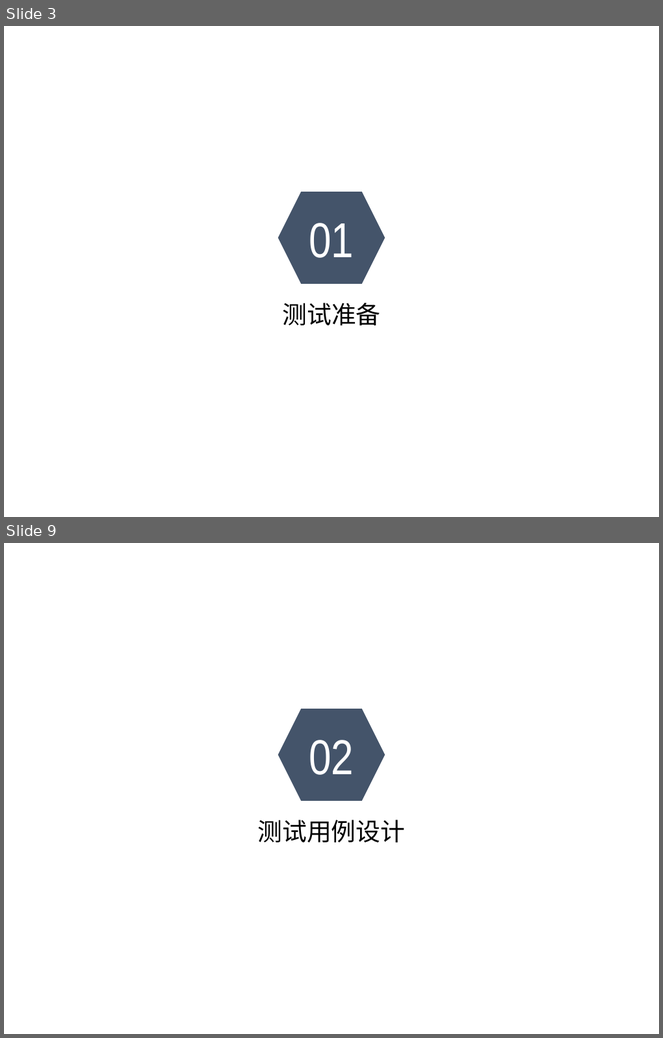
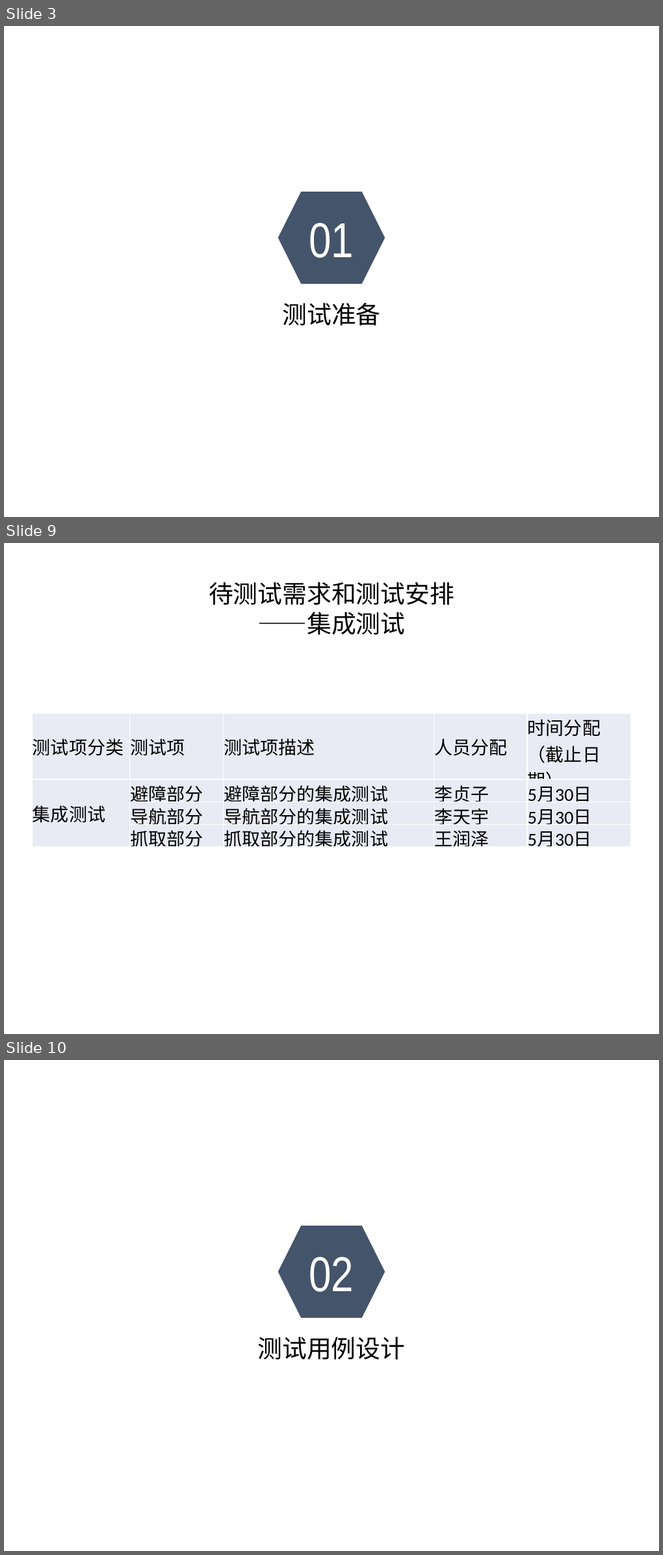
Before and after one commit to sebuaa2019/Team201, a slide deck: 测试报告.pptx. Shown one above the other, each under a label of ours: slides 3 and 9 before the commit, slides 3, 9 and 10 after it; the slides between them are not shown. The pictures are 663x1038 and 663x1555 pixels, drawn with LibreOffice and Linux fonts; fonts in the diff are those of the drawing; background and template pictures are left out. Boxes give left, top, right and bottom in pixels: in the first picture for what was removed or moved away, otherwise in the second. Text is boxed around its words. In the diff, an @@ line names an element or a change of style, - is before the commit and + after.

```diff
--- a/测试报告.pptx
+++ b/测试报告.pptx
@@ slide 9 added at (x1=4, y1=543, x2=659, y2=1034), background picture (left out) @@
@@ text added at (x1=209, y1=582, x2=454, y2=635), 27 pt, text #000000 @@
+待测试需求和测试安排
+——集成测试
@@ table added at (x1=32, y1=713, x2=631, y2=850), 4 rows, 5 columns @@
+测试项分类 | 测试项 | 测试项描述 | 人员分配 | 时间分配（截止日期）
+集成测试 | 避障部分 | 避障部分的集成测试 | 李贞子 | 5月30日
+ | 导航部分 | 导航部分的集成测试 | 李天宇 | 5月30日
+ | 抓取部分 | 抓取部分的集成测试 | 王润泽 | 5月30日
@@ what was slide 9 is now slide 10 @@
```
Also in this commit, not shown: 13 other slides added, 5 slides removed.
